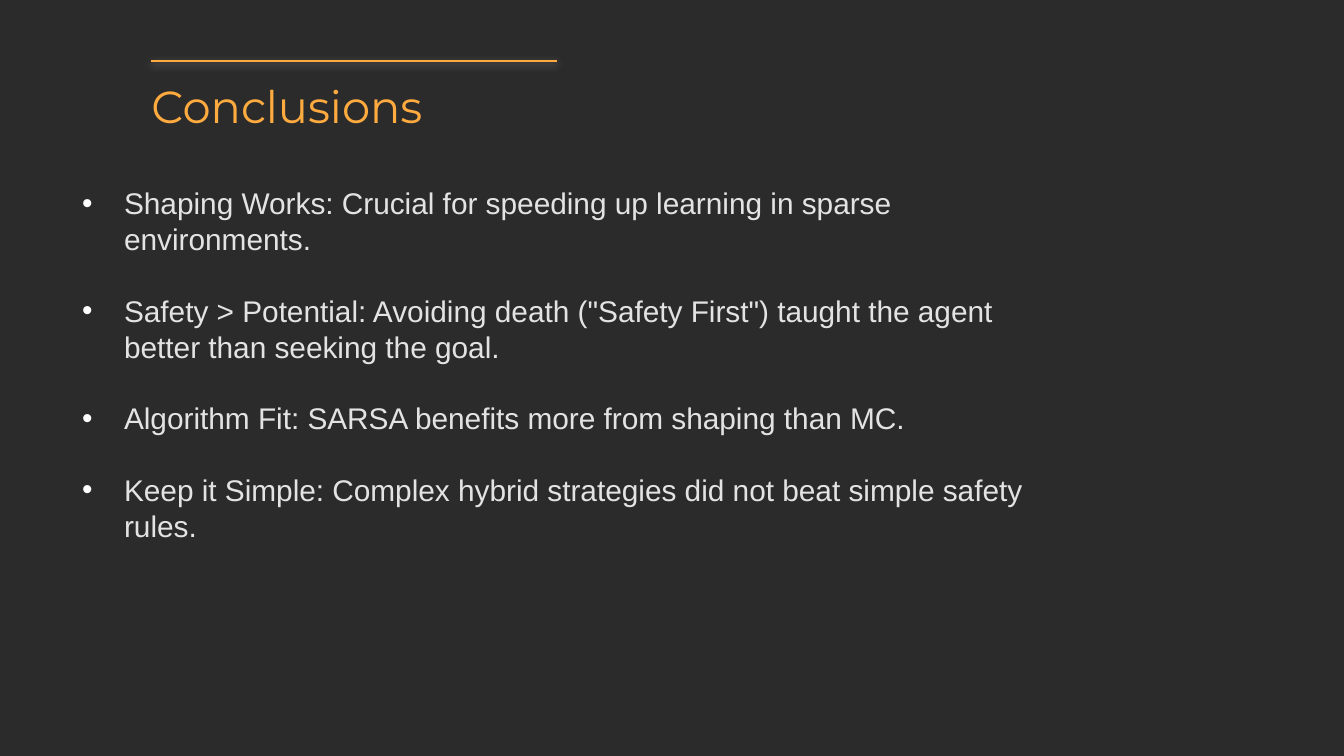
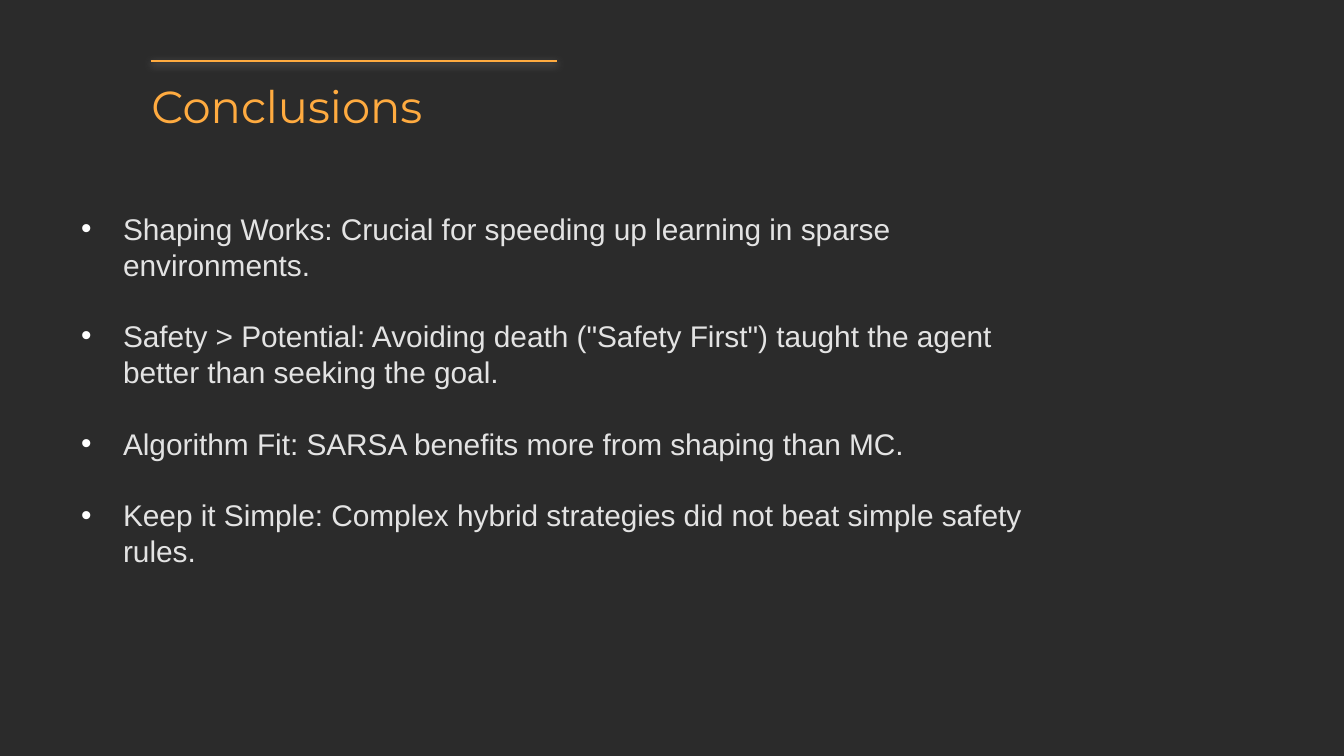
Before and after one commit to DanielChernov99/RL-FrozenLake, a slide deck: slide 21 of RL Final presentation.pptx. Drawn at 1344x756 pixels with LibreOffice and Linux fonts; fonts in the diff are those of the drawing; background and template pictures are left out; a plain dark background stands for a picture behind light text. Boxes give left, top, right and bottom in pixels: in the first picture for what was removed or moved away, otherwise in the second. Text is boxed around its words. In the diff, an @@ line names an element or a change of style, - is before the commit and + after.

```diff
--- a/RL Final presentation.pptx
+++ b/RL Final presentation.pptx
@@ text "Shaping Works: Crucial for speeding ...": place and size @@
-text "Shaping Works: Crucial for speeding ..." at [124, 192, 1022, 538]
+text "Shaping Works: Crucial for speeding ..." at [123, 218, 1021, 563]
```
Also in this commit, not shown: 8 other slides changed.
